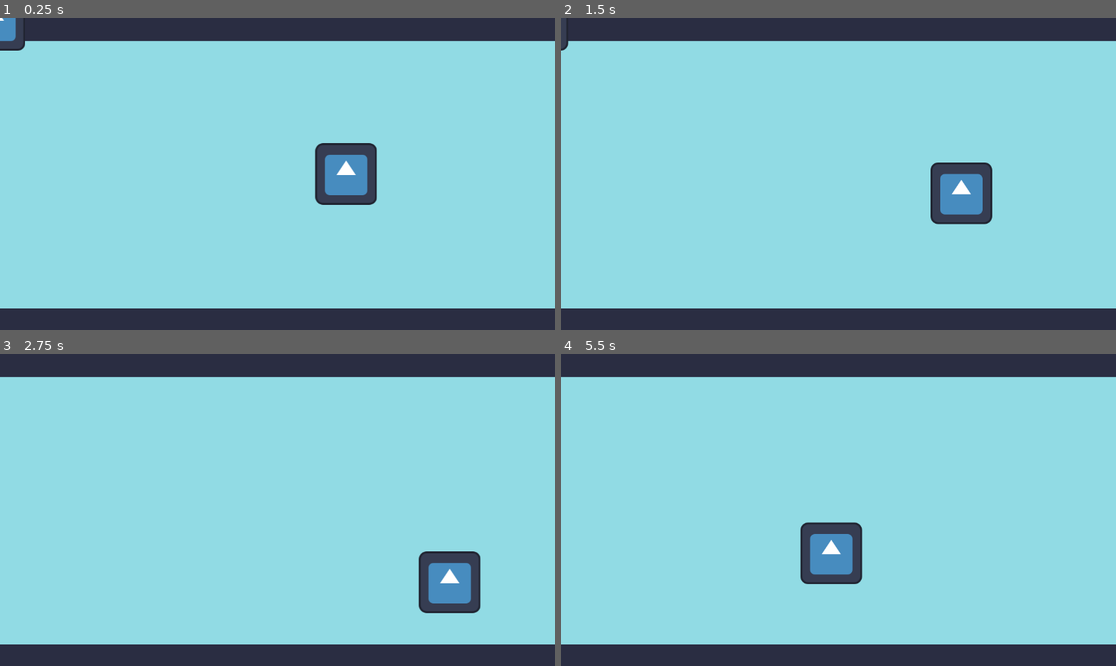
Above: before the commit, frames 1-4 (two rows, left to right).
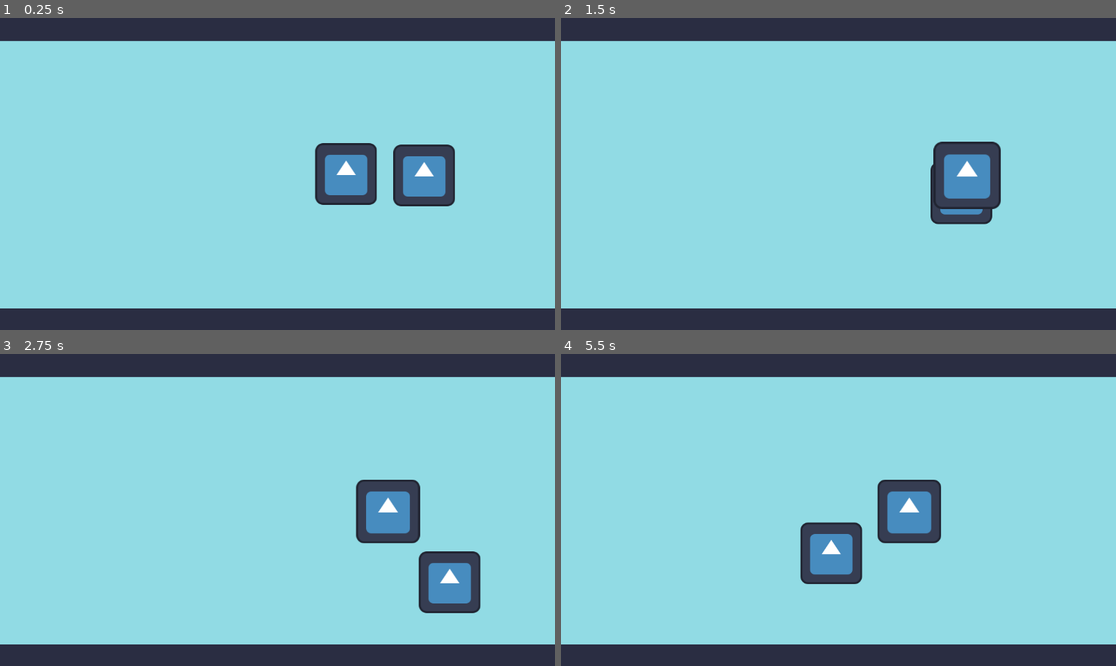
Above: after the commit, the same moments.

Repository: les-brows/la-boucle-musicale
Game: Godot game, scene res://MainScene.tscn
The game is run twice, just before and just after one commit, with the same random seed, the same clock (stepped at 60 frames per second) and the same inputs. The engine's default icon, where the game draws it, is replaced by a stand-in: a white triangle on a blue panel in a dark square.
Inputs:
- Up to frame 1 (0.25 s): no input
- Up to frame 2 (1.5 s): hold D (player1_right) 0.53-1.28 s; hold S (player1_down) from 1.28 s (still down)
- Up to frame 3 (2.75 s): release S (player1_down) at 2.03 s; hold D (player1_right) from 2.03 s (still down)
- Up to frame 4 (5.5 s): release D (player1_right) at 2.78 s; hold W (player1_up) 2.78-3.53 s; hold A (player1_left) 3.53-5.03 s; hold S (player1_down) from 5.03 s (still down)

The runs differ from the first frame. In frame 1, 2.5% of the frame differs, in the area x 0-82%, y 0-61%; in frame 2, 2.0%; in frame 3, 2.4%; in frame 4, 2.3%.

Commit message:
feat: First version of enemy reacting to beat

Diff:
--- a/MainScene.tscn
+++ b/MainScene.tscn
@@ -1,10 +1,24 @@
-[gd_scene load_steps=3 format=3 uid="uid://cfix7mjnn6u0n"]
+[gd_scene load_steps=6 format=3 uid="uid://cfix7mjnn6u0n"]
 
+[ext_resource type="PackedScene" uid="uid://b5w0jynn6mkxk" path="res://Objects/Enemies/Shooter.tscn" id="1_rpqi1"]
 [ext_resource type="PackedScene" uid="uid://c0xi81rtw0j1x" path="res://Levels/ScrollingLevel.tscn" id="1_x4av3"]
 [ext_resource type="PackedScene" uid="uid://bne5gfgl17hng" path="res://Rythm/MusicManager.tscn" id="2_rpqi1"]
+[ext_resource type="AudioStream" uid="uid://ke43hdpgbybw" path="res://Assets/Collide 1.wav" id="4_rf2cd"]
+[ext_resource type="Script" uid="uid://c3tbooyhqh8ok" path="res://Rythm/test_sound.gd" id="4_uxrcv"]
 
 [node name="MainScene" type="Node2D"]
 
 [node name="MusicManager" parent="." instance=ExtResource("2_rpqi1")]
 
 [node name="ScrollingLevel" parent="." instance=ExtResource("1_x4av3")]
+
+[node name="Shooter" parent="." instance=ExtResource("1_rpqi1")]
+position = Vector2(892, 323)
+
+[node name="AudioStreamPlayer" type="AudioStreamPlayer" parent="."]
+stream = ExtResource("4_rf2cd")
+volume_db = -10.306
+script = ExtResource("4_uxrcv")
+
+[connection signal="beat_launched" from="MusicManager" to="Shooter" method="_on_music_manager_beat_launched"]
+[connection signal="beat_launched" from="MusicManager" to="AudioStreamPlayer" method="_on_music_manager_beat_launched"]
--- /dev/null
+++ b/Objects/Enemies/Shooter.tscn
@@ -0,0 +1,10 @@
+[gd_scene load_steps=3 format=3 uid="uid://b5w0jynn6mkxk"]
+
+[ext_resource type="Script" uid="uid://biu7hkvefgm4s" path="res://Objects/Enemies/shooter.gd" id="1_8c5hv"]
+[ext_resource type="Texture2D" uid="uid://bqyrux3e3tys5" path="res://icon.svg" id="2_bweyu"]
+
+[node name="Shooter" type="Node2D"]
+script = ExtResource("1_8c5hv")
+
+[node name="Sprite2D" type="Sprite2D" parent="."]
+texture = ExtResource("2_bweyu")
--- /dev/null
+++ b/Objects/Enemies/enemy.gd
@@ -0,0 +1,2 @@
+class_name Enemy
+extends Node2D
--- /dev/null
+++ b/Objects/Enemies/shooter.gd
@@ -0,0 +1,26 @@
+extends Enemy
+
+const NB_SECONDS_BOING_JUMP: float = 0.05
+const NB_SECONDS_BOING_RECOVER: float = 0.15
+const MAX_HEIGHT_BOING: float = 0.1
+
+var boing_state: float = 0
+
+
+func _process(delta: float) -> void:
+	if(boing_state > 0):
+		if(boing_state < NB_SECONDS_BOING_RECOVER):
+			scale -= Vector2.ONE * delta / NB_SECONDS_BOING_RECOVER * MAX_HEIGHT_BOING
+			pass
+		else:
+			scale += Vector2.ONE * delta / NB_SECONDS_BOING_JUMP * MAX_HEIGHT_BOING
+			pass
+	else:
+		scale =  Vector2.ONE
+	boing_state -= delta
+
+
+func _on_music_manager_beat_launched(num_beat: int) -> void:
+	if(num_beat % 4 == 0):
+		boing_state = NB_SECONDS_BOING_RECOVER + NB_SECONDS_BOING_JUMP
+		print("Boing")
--- a/Rythm/MusicManager.tscn
+++ b/Rythm/MusicManager.tscn
@@ -1,12 +1,11 @@
-[gd_scene load_steps=6 format=3 uid="uid://bne5gfgl17hng"]
+[gd_scene load_steps=4 format=3 uid="uid://bne5gfgl17hng"]
 
+[ext_resource type="Script" uid="uid://b8r8cndyu1hxk" path="res://Rythm/music_manager.gd" id="1_npbc1"]
 [ext_resource type="AudioStream" uid="uid://bmiw036m25nqi" path="res://Assets/You Say Run.mp3" id="1_u48bt"]
 [ext_resource type="PackedScene" uid="uid://sd570mjely02" path="res://Rythm/Metronome.tscn" id="2_aihqw"]
-[ext_resource type="Texture2D" uid="uid://bqyrux3e3tys5" path="res://icon.svg" id="3_whquc"]
-[ext_resource type="AudioStream" uid="uid://ke43hdpgbybw" path="res://Assets/Collide 1.wav" id="4_taj5w"]
-[ext_resource type="Script" uid="uid://cq83cg13sg4kf" path="res://Rythm/test_sound.gd" id="5_v7kc7"]
 
 [node name="MusicManager" type="Node"]
+script = ExtResource("1_npbc1")
 
 [node name="Music" type="AudioStreamPlayer2D" parent="."]
 stream = ExtResource("1_u48bt")
@@ -14,11 +13,4 @@
 
 [node name="Metronome" parent="." instance=ExtResource("2_aihqw")]
 
-[node name="Sprite2D" type="Sprite2D" parent="."]
-texture = ExtResource("3_whquc")
-
-[node name="TestSound" type="AudioStreamPlayer2D" parent="."]
-stream = ExtResource("4_taj5w")
-script = ExtResource("5_v7kc7")
-
-[connection signal="beat_launched" from="Metronome" to="TestSound" method="_on_metronome_beat_launched"]
+[connection signal="beat_launched" from="Metronome" to="." method="_on_metronome_beat_launched"]
--- a/Rythm/metronome.gd
+++ b/Rythm/metronome.gd
@@ -3,6 +3,7 @@
 signal beat_launched(num_beat: int)
 
 var last_beat: int = 0
+var next_beat_position: float = 60.0 / Globals.BPM
 var seconds_elapsed: float = 0.0
 var time_start: float = 0.0
 
@@ -12,7 +13,8 @@
 
 func _process(delta: float) -> void:
 	seconds_elapsed = Time.get_unix_time_from_system() - time_start
-	while(last_beat * 60.0 / Globals.BPM < seconds_elapsed):
+	while(next_beat_position < seconds_elapsed):
 		print("ON EST AU BEAT %d à %f secondes" % [last_beat, seconds_elapsed])
+		beat_launched.emit(last_beat)
 		last_beat += 1
-		beat_launched.emit(last_beat)
+		next_beat_position = last_beat *  60.0 / Globals.BPM
--- /dev/null
+++ b/Rythm/music_manager.gd
@@ -0,0 +1,7 @@
+extends Node
+
+signal beat_launched(num_beat: int)
+
+
+func _on_metronome_beat_launched(num_beat: int) -> void:
+	beat_launched.emit(num_beat)
--- a/Rythm/test_sound.gd
+++ b/Rythm/test_sound.gd
@@ -1,6 +1,5 @@
-extends AudioStreamPlayer2D
+extends AudioStreamPlayer
 
 
-func _on_metronome_beat_launched(num_beat: int) -> void:
+func _on_music_manager_beat_launched(num_beat: int) -> void:
 	play()
-	print(num_beat)
